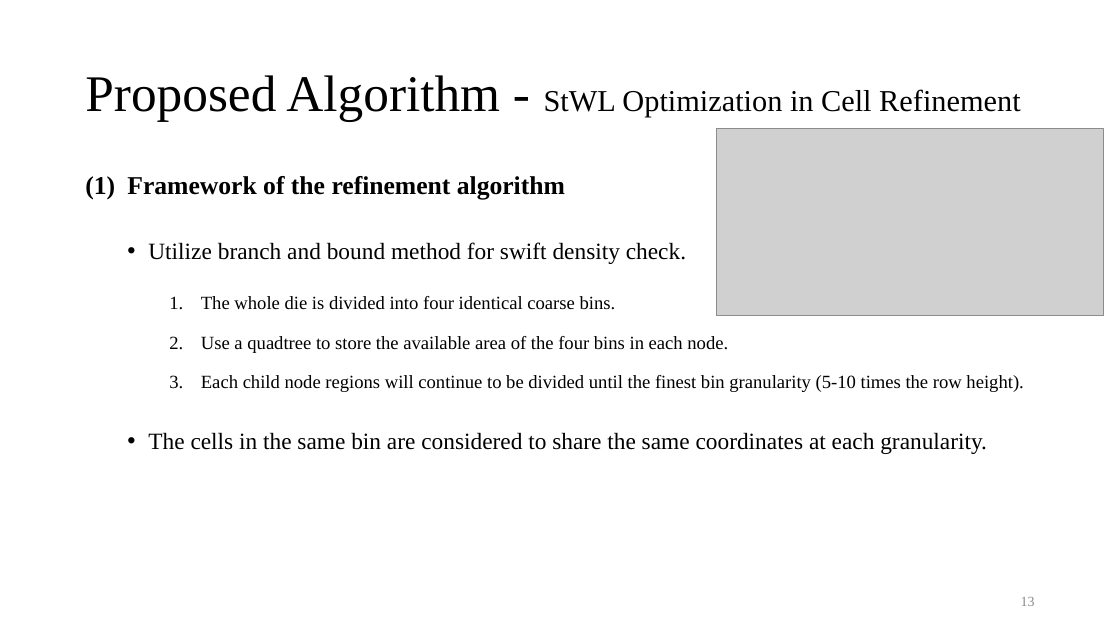
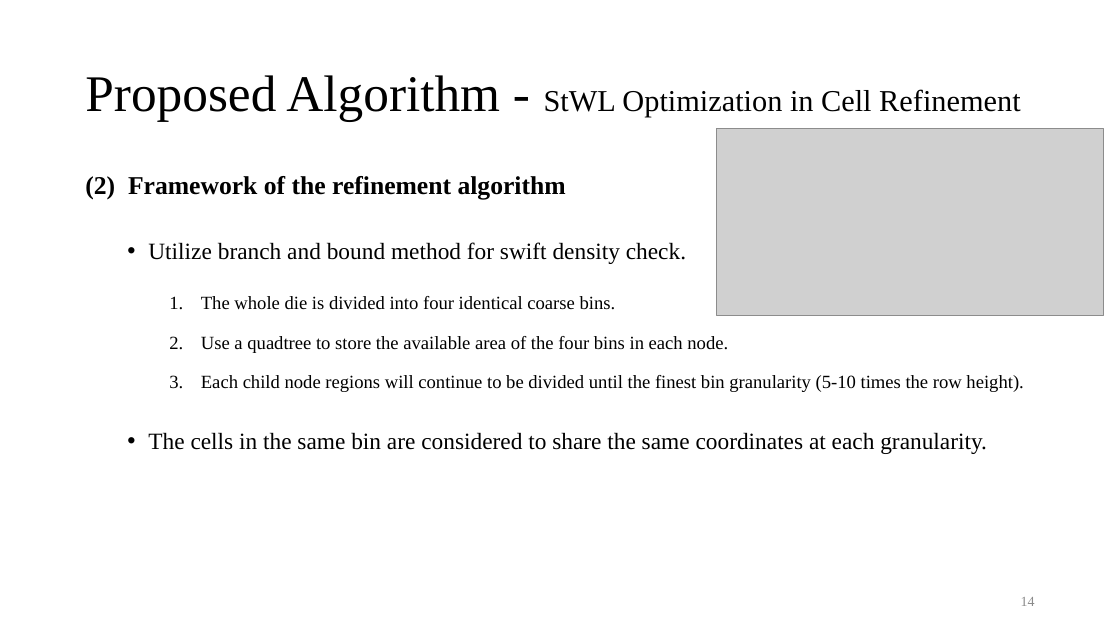
Before and after one commit to Pacific-Feng-Studuies/Studied-Papers, a slide deck: slide 15 of GM/Placement/An Analytical Placement Algorithm with Routing topology Optimization/An Analytical Placement Algorithm with Routing topology Optimization.pptx (slide 14 before the commit). Drawn at 1120x630 pixels with LibreOffice and Linux fonts; fonts in the diff are those of the drawing; grey boxes stand for pictures. Boxes give left, top, right and bottom in pixels: in the first picture for what was removed or moved away, otherwise in the second. Text is boxed around its words. In the diff, an @@ line names an element or a change of style, - is before the commit and + after.

```diff
--- a/GM/Placement/An Analytical Placement Algorithm with Routing topology Optimization/An Analytical Placement Algorithm with Routing topology Optimization.pptx
+++ b/GM/Placement/An Analytical Placement Algorithm with Routing topology Optimization/An Analytical Placement Algorithm with Routing topology Optimization.pptx
@@ text at (85, 176, 566, 199): text changed @@
-(1) Framework of the refinement algorithm
+(2) Framework of the refinement algorithm
@@ page number at (1021, 597, 1035, 606): text changed @@
-13
+14
```
Also in this commit, not shown: 8 slides added.
